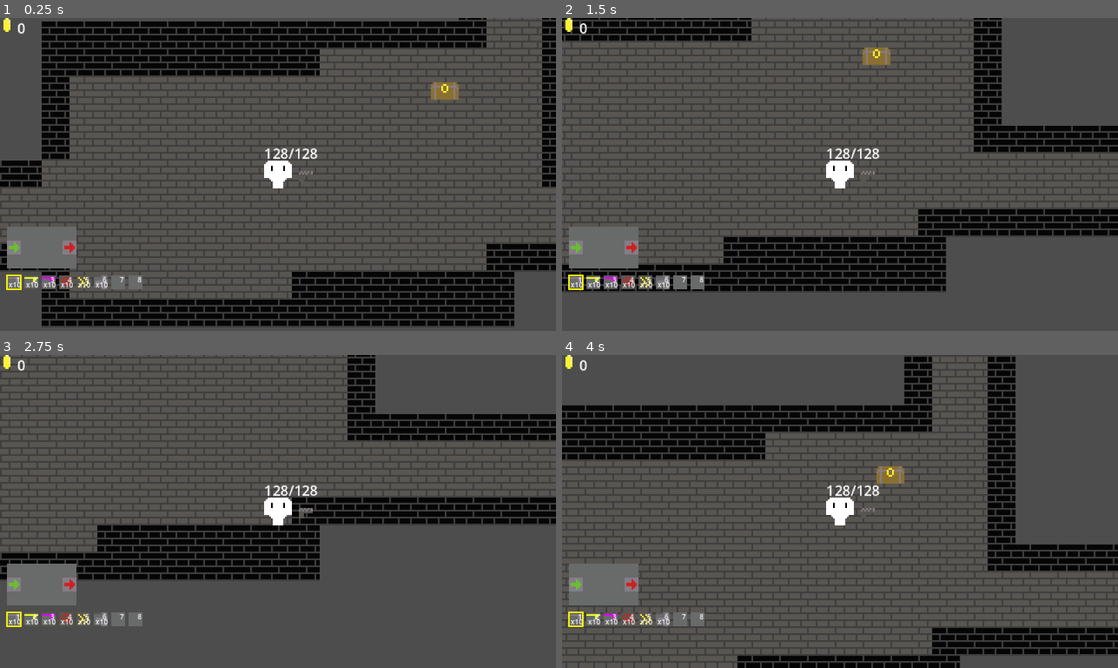
Above: before the commit, frames 1-4 (two rows, left to right).
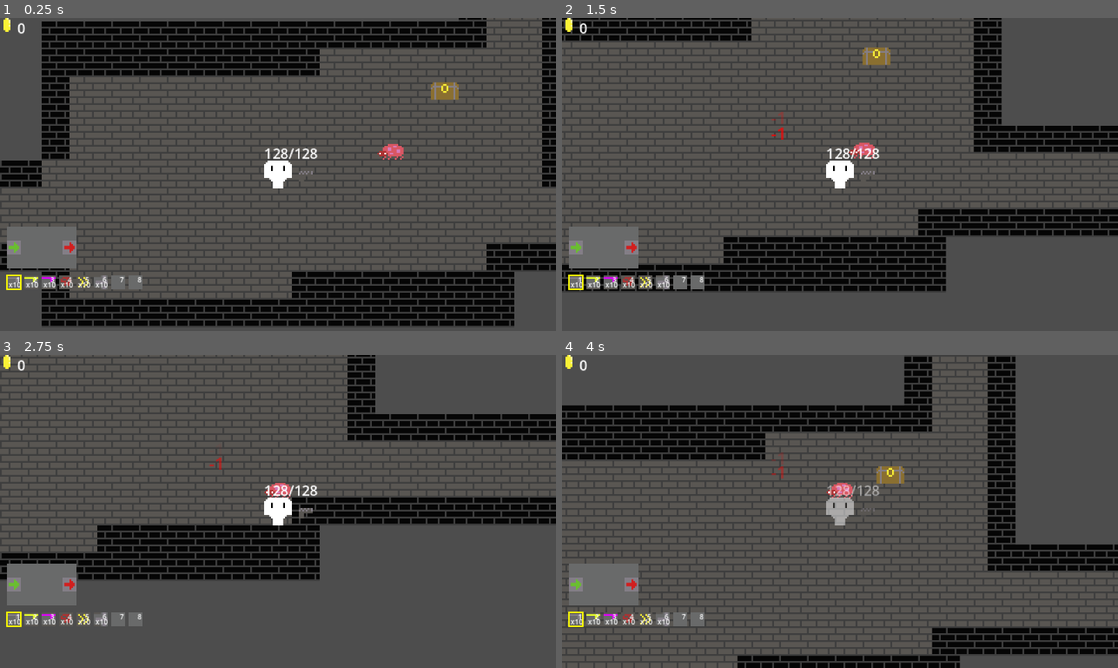
Above: after the commit, the same moments.

Repository: Kimbix/gun-factory-game
Game: Godot game, scene res://main.tscn
Same seed, same stepped clock (60 frames per second), same inputs: the game is played once before the commit and once after it.
Inputs (mouse positions are in pixels of both pictures, inside the frame that each line leads up to):
- Up to frame 1 (0.25 s): no input
- Up to frame 2 (1.5 s): tap Enter at 0.5 s; move the mouse to (962, 158) at 0.52 s; press the mouse at (962, 158) at 0.53 s; hold D (move_right) 0.53-1.28 s; move the mouse to (728, 190) at 1.27 s; release the mouse at (728, 190) at 1.28 s; hold S (move_down) from 1.28 s (still down); tap E (interact) at 1.35 s
- Up to frame 3 (2.75 s): move the mouse to (333, 442) at 2.02 s; release S (move_down) at 2.03 s; hold D (move_right) from 2.03 s (still down); tap 1 at 2.1 s
- Up to frame 4 (4 s): move the mouse to (812, 574) at 2.77 s; release D (move_right) at 2.78 s; hold W (move_up) 2.78-3.53 s; tap 2 at 2.85 s; move the mouse to (1006, 558) at 3.52 s; hold A (move_left) from 3.53 s (still down); tap 3 at 3.6 s

The runs differ from the first frame. In frame 1, 0.2% of the frame differs, in the area x 67-73%, y 40-46%; in frame 2, 0.2%; in frame 3, 0.2%; in frame 4, 0.6%, in the area x 37-58%, y 31-55%.

Commit message:
fix coin_pickup area monitoring flush error by deferring activation

Diff:
--- a/assets/rooms/room_1.tscn
+++ b/assets/rooms/room_1.tscn
@@ -4,6 +4,7 @@
 [ext_resource type="TileSet" uid="uid://bakby8fee5i1o" path="res://assets/terrain/terrain_tileset.tres" id="2_is5ow"]
 [ext_resource type="PackedScene" uid="uid://c1kky74w3bq7x" path="res://chest.tscn" id="3_pxa42"]
 [ext_resource type="Resource" uid="uid://dmk4wvxx8aurd" path="res://assets/loot/chest_loot.tres" id="4_33g14"]
+[ext_resource type="PackedScene" uid="uid://b2w52twuygrpi" path="res://chase_enemy.tscn" id="5_33g14"]
 
 [node name="Room" type="Node2D" unique_id=650232048]
 script = ExtResource("1_4ikea")
@@ -25,3 +26,6 @@
 [node name="Chest" parent="." unique_id=1648900392 instance=ExtResource("3_pxa42")]
 position = Vector2(40, 40)
 loot_table = ExtResource("4_33g14")
+
+[node name="ChaseEnemy" parent="." unique_id=755604285 instance=ExtResource("5_33g14")]
+position = Vector2(56, 72)
--- a/chase_enemy.tscn
+++ b/chase_enemy.tscn
@@ -1,18 +1,17 @@
-[gd_scene format=3]
+[gd_scene format=3 uid="uid://b2w52twuygrpi"]
 
-[ext_resource type="Texture2D" path="res://assets/entities/spr_chaseEnemy.png" id="1"]
-[ext_resource type="Script" path="res://scripts/enemies/chase_enemy.gd" id="2"]
+[ext_resource type="Texture2D" uid="uid://vkcpyuf5o1e1" path="res://assets/entities/spr_chaseEnemy.png" id="1"]
+[ext_resource type="Script" uid="uid://8f3oh400dxsn" path="res://scripts/enemies/chase_enemy.gd" id="2"]
 
 [sub_resource type="RectangleShape2D" id="RectShape"]
-size = Vector2(16, 16)
+size = Vector2(14, 8)
 
-[node name="ChaseEnemy" type="CharacterBody2D"]
+[node name="ChaseEnemy" type="CharacterBody2D" unique_id=755604285]
 collision_layer = 2
-collision_mask = 1
 script = ExtResource("2")
 
-[node name="Sprite2D" type="Sprite2D" parent="."]
+[node name="Sprite2D" type="Sprite2D" parent="." unique_id=337901963]
 texture = ExtResource("1")
 
-[node name="CollisionShape2D" type="CollisionShape2D" parent="."]
+[node name="CollisionShape2D" type="CollisionShape2D" parent="." unique_id=128887397]
 shape = SubResource("RectShape")
--- a/scripts/items/coin_pickup.gd
+++ b/scripts/items/coin_pickup.gd
@@ -16,12 +16,14 @@
 	var area := Area2D.new()
 	area.collision_layer = 8
 	area.collision_mask = 1
+	area.monitoring = false
 	var shape := CollisionShape2D.new()
 	shape.shape = RectangleShape2D.new()
 	shape.shape.size = Vector2(8, 8)
 	area.add_child(shape)
 	add_child(area)
 	area.area_entered.connect(_on_area_entered)
+	area.set_deferred(&"monitoring", true)
 
 
 func _on_area_entered(area: Area2D) -> void:
--- a/scripts/player/player.gd
+++ b/scripts/player/player.gd
@@ -68,12 +68,13 @@
 			_spawn_pickup_message("Inventory Full")
 
 
-func _spawn_pickup_message(text: String) -> void:
+func _spawn_pickup_message(text: String, color: Color = Color.WHITE) -> void:
 	var label := Label.new()
 	label.text = text
 	label.add_theme_font_size_override(&"font_size", 10)
 	label.horizontal_alignment = HORIZONTAL_ALIGNMENT_CENTER
 	label.position = Vector2(-40, -28)
+	label.modulate = color
 	add_child(label)
 	var tween := create_tween()
 	tween.set_parallel(true)
@@ -87,7 +88,7 @@
 		return
 	health -= amount
 	_invincible_timer = INVINCIBLE_TIME
-	_spawn_pickup_message("Ouch!")
+	_spawn_pickup_message("-%d" % amount, Color.RED)
 	if health <= 0.0:
 		health = max_health
 
Not shown, added: scripts/enemies/chase_enemy.gd.uid
